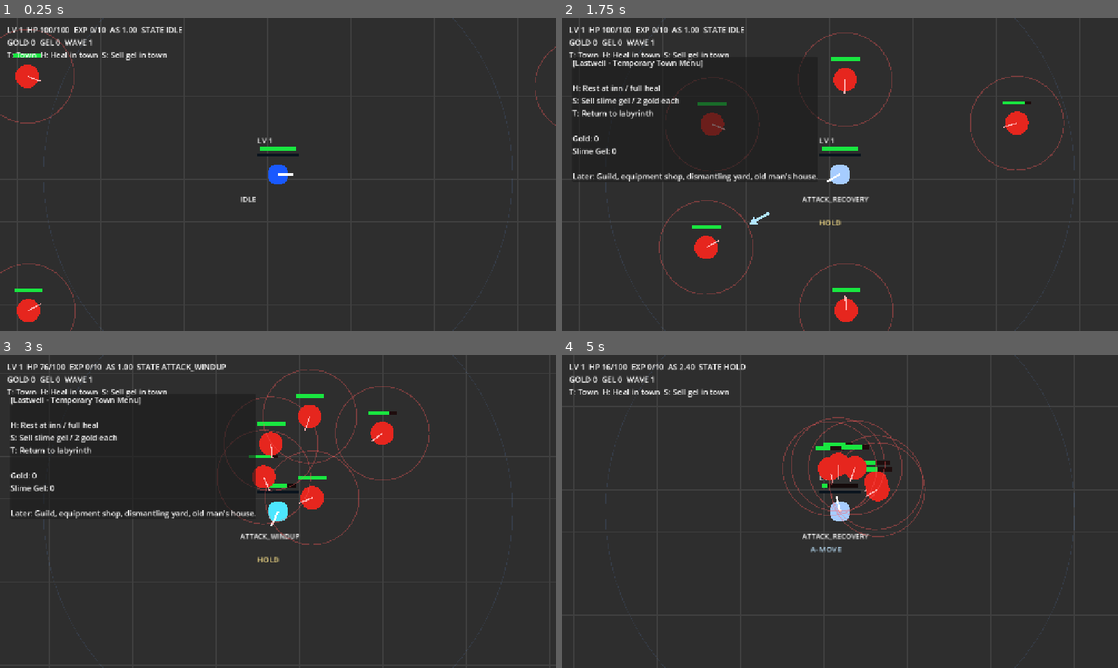
Above: before the commit, frames 1-4 (two rows, left to right).
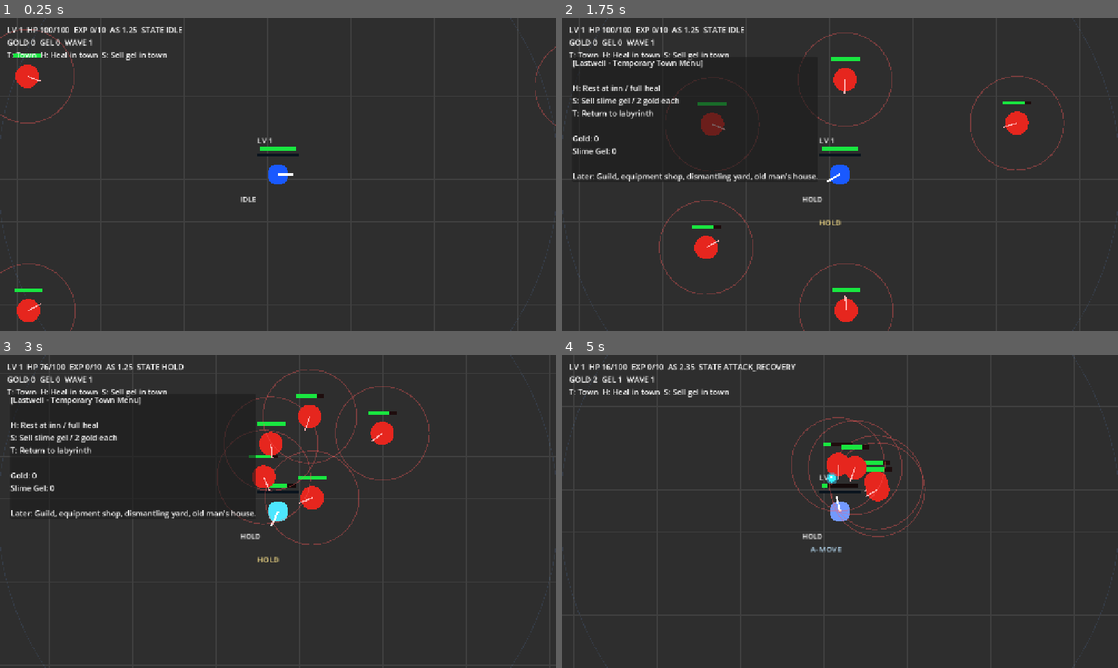
Above: after the commit, the same moments.

Repository: danyoon0760/last-archer
Game: Godot game, scene res://scenes/Main.tscn
The game is run twice, just before and just after one commit, with the same random seed, the same clock (stepped at 60 frames per second) and the same inputs.
Inputs (mouse positions are in pixels of both pictures, inside the frame that each line leads up to):
- Up to frame 1 (0.25 s): no input
- Up to frame 2 (1.75 s): tap Enter at 0.5 s; move the mouse to (962, 158) at 0.52 s; hold W 0.53-1.28 s; tap T at 0.6 s; click (962, 158) at 0.67 s; move the mouse to (728, 190) at 1.27 s; hold S from 1.28 s (still down); tap H at 1.35 s
- Up to frame 3 (3 s): move the mouse to (333, 442) at 2.02 s; release S at 2.03 s; hold W from 2.03 s (still down); tap R at 2.1 s; move the mouse to (250, 574) at 2.77 s; tap E at 2.85 s; click (250, 574) at 2.92 s
- Up to frame 4 (5 s): move the mouse to (1006, 558) at 3.52 s; release W at 3.53 s; hold A from 3.53 s (still down); tap Q at 3.6 s; move the mouse to (673, 464) at 4.27 s; tap T at 4.35 s

The runs differ from the first frame. In frame 1, 0.4% of the frame differs, in the area x 0-100%, y 0-100%; in frame 2, 0.8%; in frame 3, 0.7%; in frame 4, 1.4%.

Commit message:
Tune LoL player controls to feel less stiff

Diff:
--- a/scenes/PlayerLOL.tscn
+++ b/scenes/PlayerLOL.tscn
@@ -11,6 +11,14 @@
 collision_layer = 1
 collision_mask = 2
 script = ExtResource("1_player_lol_script")
+move_speed = 460.0
+attack_range = 430.0
+attack_speed = 1.25
+attack_windup_time = 0.15
+attack_recovery_time = 0.04
+projectile_speed = 1350.0
+projectile_lifetime = 1.1
+q_attack_speed_bonus = 1.1
 arrow_scene = ExtResource("2_arrow_scene")
 
 [node name="CollisionShape2D" type="CollisionShape2D" parent="."]
